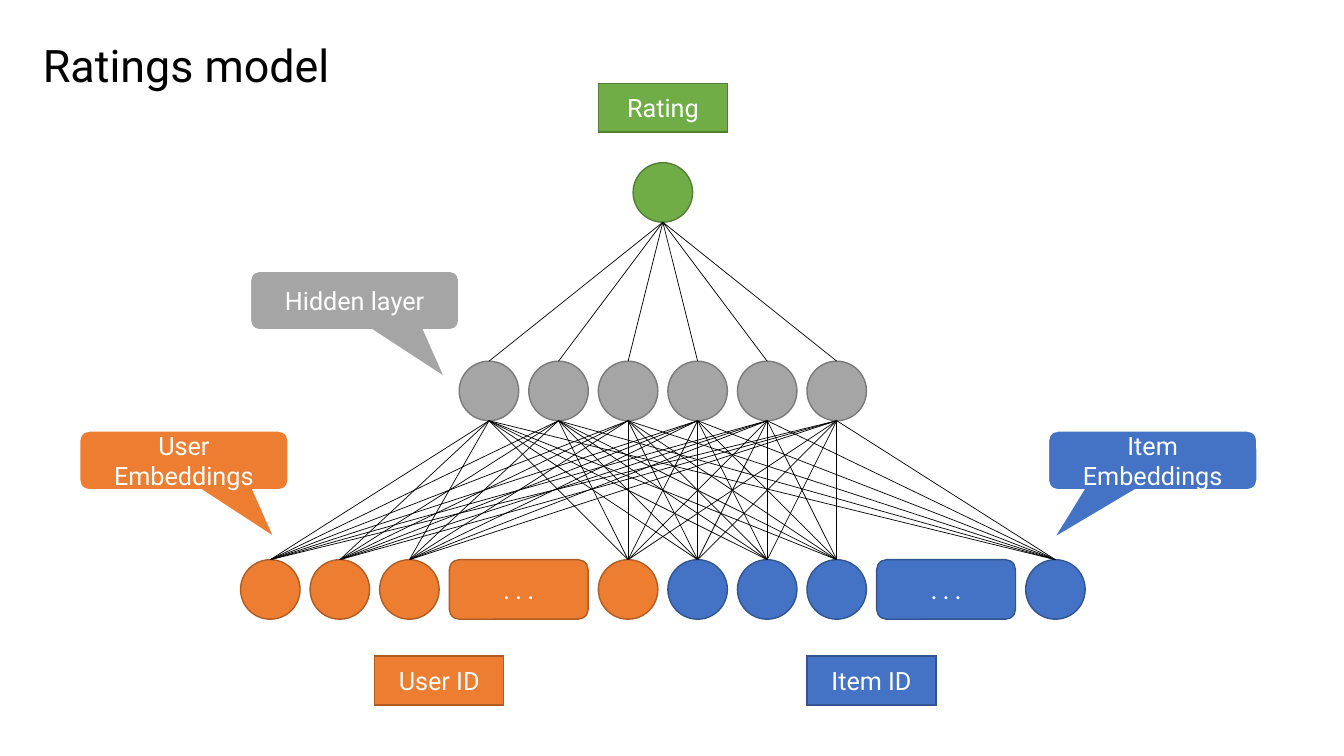
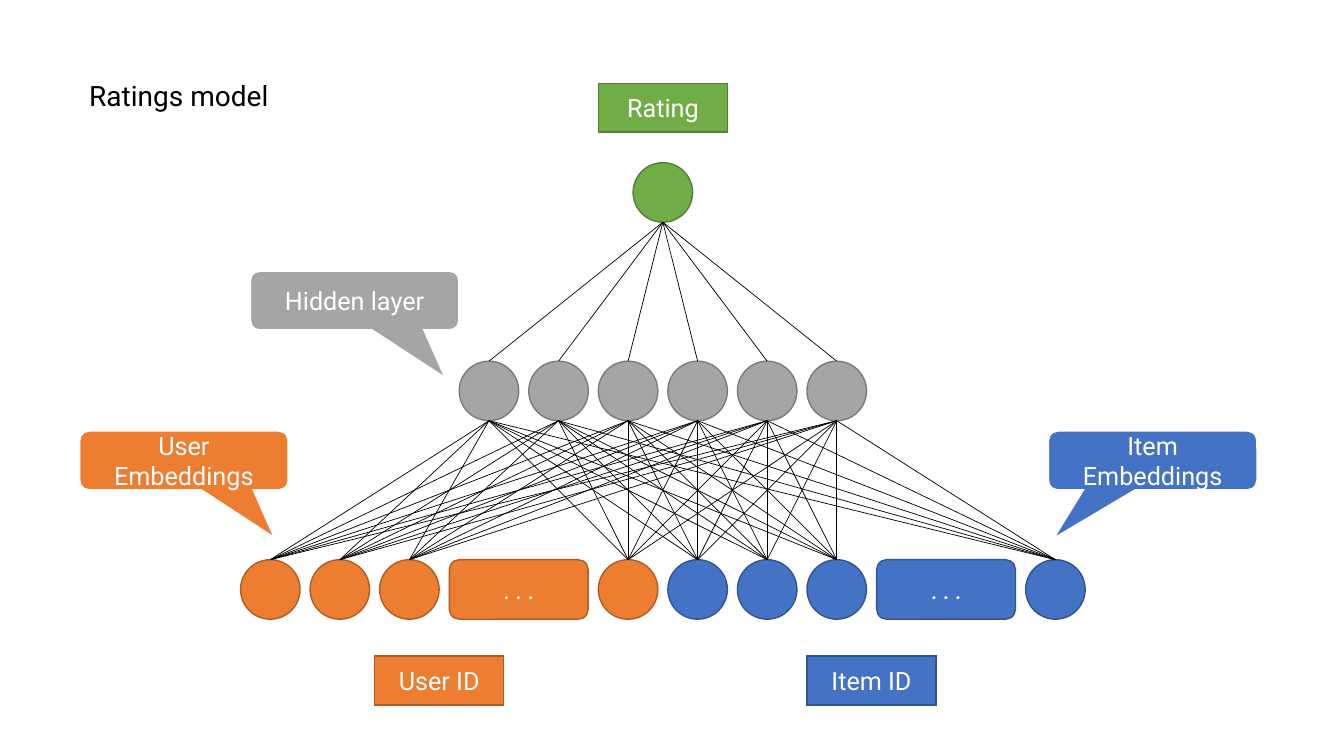
Before and after one commit to James-Leslie/deep-collaborative-filtering, a slide deck: slide 1 of figures/drawing-board.pptx. Drawn at 1344x756 pixels with LibreOffice and Linux fonts; fonts in the diff are those of the drawing. Boxes give left, top, right and bottom in pixels: in the first picture for what was removed or moved away, otherwise in the second. Text is boxed around its words. In the diff, an @@ line names an element or a change of style, - is before the commit and + after.

```diff
--- a/figures/drawing-board.pptx
+++ b/figures/drawing-board.pptx
@@ text "Ratings model": place and size @@
-text "Ratings model" at (43, 48, 330, 92)
+text "Ratings model" at (89, 85, 268, 112)
@@ text "Ratings model" at (89, 85, 268, 112): size 32 to 20 pt @@
```
Also in this commit, not shown: 1 other slide changed, 3 other files.
